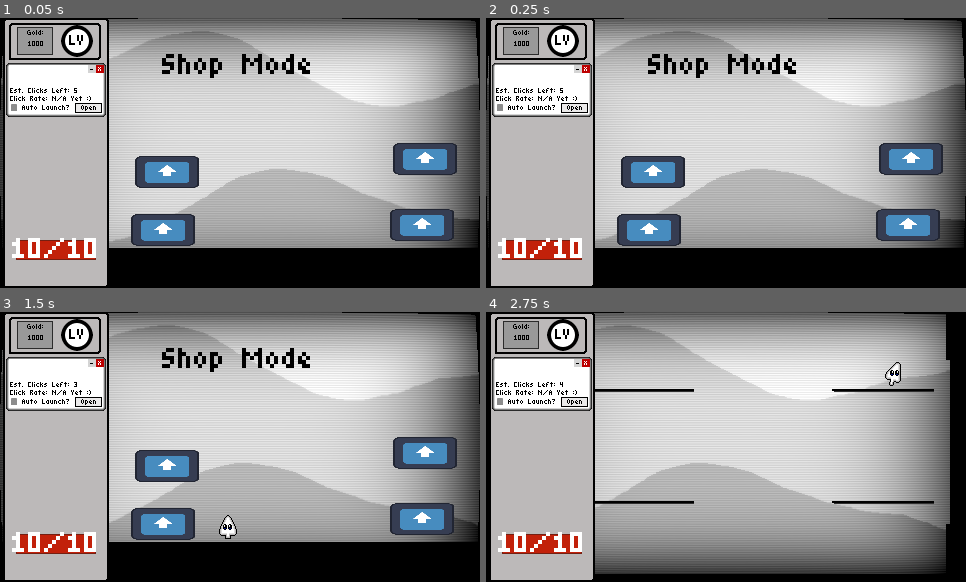
Above: before the commit, frames 1-4 (two rows, left to right).
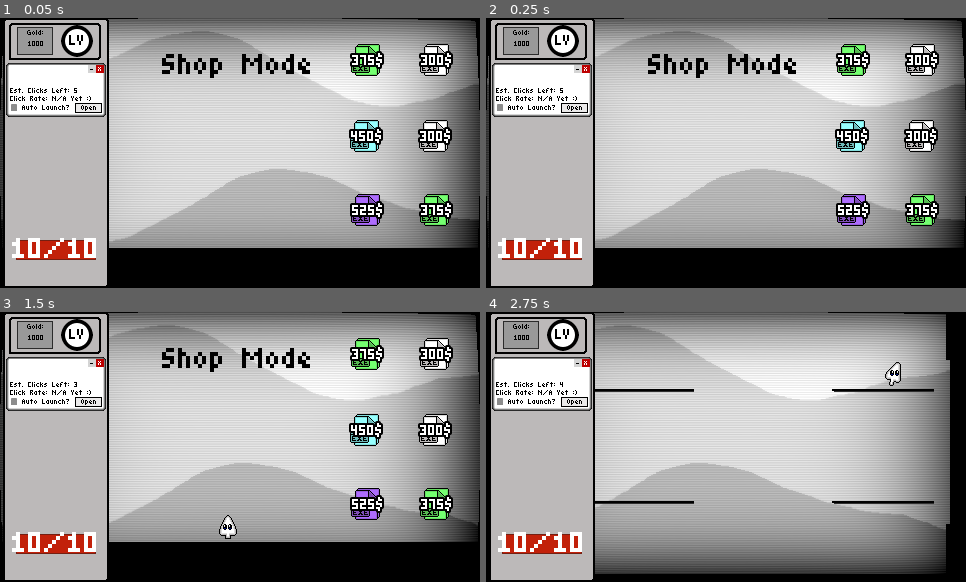
Above: after the commit, the same moments.

Repository: TNT-A/clicker-game-platformer
Game: Godot game, scene res://run_shop/run_shop.tscn
Two runs of this game, one before a commit and one after it. Both use one fixed random seed, a clock stepped at 60 frames per second and the inputs below. This scene is started directly instead of the project's main scene. The engine's default icon, where the game draws it, is replaced by a stand-in: a white triangle on a blue panel in a dark square.
Inputs (mouse positions are in pixels of both pictures, inside the frame that each line leads up to):
- Up to frame 1 (0.05 s): no input
- Up to frame 2 (0.25 s): no input
- Up to frame 3 (1.5 s): click "Auto Launch?" at 0.5 s; click "Auto Launch?" at 1.25 s
- Up to frame 4 (2.75 s): tap Enter (ui_accept) at 2, 2.27 s; move the mouse to (908, 519) at 2.02 s; press the mouse at (908, 519) at 2.03 s; hold D (Move_Right) from 2.03 s (still down)

The runs differ from the first frame. In frame 1, 9.9% of the frame differs, in the area x 27-96%, y 9-85%; in frame 2, 9.9%; in frame 3, 9.9%; in frame 4, nothing differs.

Commit message:
Setup the shop version of the ability pickup and added rarity
The ability pickups in the shop are now blocked behind a paywall, and the price scales with the rarity of the pickup. Higher rarity versions of each ability will deal more damage scaling with the rarity (in the future they'll do something different!). The rarity will also show in the pickup color and color of the ability on the clicker panel.

Diff:
--- a/clicker-platformer/clicker_panel/ability/ability_panel.gd
+++ b/clicker-platformer/clicker_panel/ability/ability_panel.gd
@@ -179,6 +179,7 @@
 func set_self():
 	update()
 	if is_instance_valid(ability_type):
+		ability_type.set_rarity()
 		ability_name = ability_type.ability_name
 		ability_max = ability_type.ability_max
 		ability_num = ability_type.ability_num
@@ -188,6 +189,21 @@
 		clicker_level = ability_type.clicker_level
 		length_level = ability_type.length_level
 		rarity = ability_type.rarity
+	if rarity == 0:
+		modulate = AbilityResource.rarity_common_color
+
+	if rarity == 1:
+		modulate = AbilityResource.rarity_uncommon_color
+
+	if rarity == 2:
+		modulate = AbilityResource.rarity_rare_color
+
+	if rarity == 3:
+		modulate = AbilityResource.rarity_epic_color
+
+	if rarity == 4:
+		modulate = AbilityResource.rarity_legendary_color
+
 	label_name.text = ability_name
 	progress_bar.max_value = ability_max
 	clicks = 0
--- a/clicker-platformer/clicker_panel/resources/scripts/ability_resource.gd
+++ b/clicker-platformer/clicker_panel/resources/scripts/ability_resource.gd
@@ -1,7 +1,8 @@
 #Has all the info needed for the ability panel & clicker to set abilities
-
 extends Resource
 class_name AbilityResource
+
+const total_ability_count : int = 14
 
 #For ability setting
 @export var ability_name : String = "Basic Shot"
@@ -10,6 +11,16 @@
 @export var ability_damage : float = 3
 
 @export var rarity : int = 0
+const rarity_common_color : Color = Color(1.0, 1.0, 1.0, 1.0)
+const rarity_uncommon_color : Color = Color(0.457, 1.0, 0.441, 1.0)
+const rarity_rare_color : Color = Color(0.587, 1.0, 0.997, 1.0)
+const rarity_epic_color : Color = Color(0.679, 0.424, 0.993, 1.0)
+const rarity_legendary_color : Color = Color(0.936, 0.693, 0.255, 1.0)
+const rarity_common_scaling : float = 1
+const rarity_uncommon_scaling : float = 1.25
+const rarity_rare_scaling : float = 1.5
+const rarity_epic_scaling : float = 1.75
+const rarity_legendary_scaling : float = 2
 
 #For pickups
 @export var damage_level : int = 0
@@ -18,3 +29,15 @@
 @export var length_level : int = 0
 @export var description : String = "Default"
 @export var icon : CompressedTexture2D = preload("res://sprites/icons/Icon_bullet16x16.png")
+
+func set_rarity() -> void:
+	if rarity == 0:
+		ability_damage *= rarity_common_scaling
+	if rarity == 1:
+		ability_damage *= rarity_uncommon_scaling
+	if rarity == 2:
+		ability_damage *= rarity_rare_scaling
+	if rarity == 3:
+		ability_damage *= rarity_epic_scaling
+	if rarity == 4:
+		ability_damage *= rarity_legendary_scaling
--- a/clicker-platformer/clicker_panel/upgrade/upgrade_panel.tscn
+++ b/clicker-platformer/clicker_panel/upgrade/upgrade_panel.tscn
@@ -50,7 +50,7 @@
 
 [node name="Label" type="Label" parent="HBoxContainer/CenterContainer2/Panel"]
 custom_minimum_size = Vector2(24, 24)
-layout_mode = 2
+layout_mode = 0
 offset_left = -2.0
 offset_top = 2.0
 offset_right = 40.0
--- a/clicker-platformer/components/draggable/drag_zone.gd
+++ b/clicker-platformer/components/draggable/drag_zone.gd
@@ -11,5 +11,6 @@
 		use_info(drag_info, draggable)
 
 func use_info(drag_info : Resource, draggable : Draggable):
-	print("OH YEA!!!!!")
+	#print(host, " My info is ", drag_info)
 	SignalBus.forward_to_host.emit(host, drag_info, draggable)
+	SignalBus.drag_used.emit(draggable)
--- a/clicker-platformer/components/draggable/draggable.gd
+++ b/clicker-platformer/components/draggable/draggable.gd
@@ -4,7 +4,7 @@
 #Component for creating an invisible dragger for sending resource info to drag_zone nodes
 #Built for swapping abilities or getting abilities from pickups
 #Prob will be worked for upgrading abilities as well
-#!!! Draggable Line is visibly behind UI elements
+#!!! Draggable Line is kinda jank when first clicked
 
 @onready var arrow_path: Path2D = $CanvasLayer/ArrowPath
 @onready var line_2d: Line2D = $CanvasLayer/ArrowPath/Line2D
@@ -33,9 +33,9 @@
 	#Could use some tweaking, but works fine
 	line_2d.visible = true
 	var mousePos = get_global_mouse_position()
-	var startPos = position
-	if host:
-		startPos = host.position
+	var startPos = global_position
+	#if host:
+		#startPos = host.position
 	arrow_path.curve.set_point_position(0, startPos)
 	var outX = mousePos.x/4
 	arrow_path.curve.set_point_out(0, Vector2(outX, -outX))
--- a/clicker-platformer/components/draggable/draggable.tscn
+++ b/clicker-platformer/components/draggable/draggable.tscn
@@ -17,6 +17,7 @@
 [node name="Target" type="Area2D" parent="."]
 
 [node name="ColorRect" type="ColorRect" parent="Target"]
+visible = false
 offset_left = -4.0
 offset_top = -4.0
 offset_right = 4.0
--- /dev/null
+++ b/clicker-platformer/components/paywall/paywall.gd
@@ -0,0 +1,34 @@
+extends Area2D
+class_name  Paywall
+
+@onready var label: Label = $Label
+
+@export var host : Node2D
+@export var cost : int = 300
+var hovered : bool = false
+
+func _ready() -> void:
+	set_label()
+
+func set_label():
+	label.text = str(cost) + "$"
+
+
+func _input(event: InputEvent) -> void:
+	if event.is_action_pressed("Click") and hovered and InfoManager.gold > cost:
+		pay()
+		remove_paywall()
+
+func pay():
+	InfoManager.gold -= cost
+
+func remove_paywall():
+	if is_instance_valid(host) and "active" in host:
+		host.active = true
+	queue_free()
+
+func _on_mouse_entered() -> void:
+	hovered = true
+
+func _on_mouse_exited() -> void:
+	hovered = false
--- /dev/null
+++ b/clicker-platformer/components/paywall/paywall.tscn
@@ -0,0 +1,32 @@
+[gd_scene load_steps=5 format=3 uid="uid://bgxuxknvk4m2k"]
+
+[ext_resource type="Texture2D" uid="uid://dyap3rg4rsdeo" path="res://icon.svg" id="1_igbd1"]
+[ext_resource type="Script" uid="uid://b60p4rt1ga6e6" path="res://components/paywall/paywall.gd" id="1_mudxc"]
+[ext_resource type="Theme" uid="uid://b0v2htlnbt84u" path="res://styles/ability_panel.tres" id="2_mudxc"]
+
+[sub_resource type="LabelSettings" id="LabelSettings_eqf3u"]
+outline_size = 8
+outline_color = Color(0, 0, 0, 1)
+
+[node name="Paywall" type="Area2D"]
+collision_layer = 128
+collision_mask = 0
+script = ExtResource("1_mudxc")
+
+[node name="Sprite2D" type="Sprite2D" parent="."]
+visible = false
+scale = Vector2(0.3, 0.3)
+texture = ExtResource("1_igbd1")
+
+[node name="Label" type="Label" parent="."]
+offset_left = -34.0
+offset_top = -7.0
+offset_right = 38.0
+offset_bottom = 16.0
+theme = ExtResource("2_mudxc")
+text = "100$"
+label_settings = SubResource("LabelSettings_eqf3u")
+horizontal_alignment = 1
+
+[connection signal="mouse_entered" from="." to="." method="_on_mouse_entered"]
+[connection signal="mouse_exited" from="." to="." method="_on_mouse_exited"]
--- a/clicker-platformer/pickups/ability_pickup/ability_pickup.gd
+++ b/clicker-platformer/pickups/ability_pickup/ability_pickup.gd
@@ -1,23 +1,26 @@
 extends Node2D
 class_name AbilityPickup
 @export var ability_resource : AbilityResource
-
 
 @onready var label_ability: Label = $CanvasLayer/Display/CenterContainer/VBoxContainer/LabelAbility
 @onready var label_desc: Label = $CanvasLayer/Display/CenterContainer/VBoxContainer/CenterContainer/HBoxContainer/Stats/VBoxContainer/LabelDesc
 @onready var label_stats: Label = $CanvasLayer/Display/CenterContainer/VBoxContainer/CenterContainer/HBoxContainer/Stats/VBoxContainer/LabelStats
 @onready var icon: TextureRect = $CanvasLayer/Display/CenterContainer/VBoxContainer/CenterContainer/HBoxContainer/Icon
 @onready var display: PanelContainer = $CanvasLayer/Display
+@onready var pickup_sprite: Sprite2D = $PickupSprite
 
 @onready var draggable : Draggable = $Draggable
+@onready var draggable_shape: CollisionShape2D = $Draggable/CollisionShape2D
 
 var hovered : bool = false
+@export var active : bool = true
 
 func _ready() -> void:
 	SignalBus.ability_pickup_popup.connect(pop_out_ability)
+	SignalBus.drag_used.connect(used_up)
 	display.visible = false
+	set_resource()
 	set_display()
-	set_resource()
 
 func _physics_process(delta: float) -> void:
 	pass
@@ -25,6 +28,7 @@
 #Code for hovering and info popup
 #region
 func pop_up_ability():
+	check_active()
 	SignalBus.ability_pickup_popup.emit()
 	display.visible = true
 	display.global_position = global_position
@@ -34,9 +38,16 @@
 	tween.parallel().tween_property(display, "scale", Vector2(1,1), 0.2)
 
 func pop_out_ability():
+	check_active()
 	var tween = get_tree().create_tween()
 	tween.parallel().tween_property(display, "global_position", global_position, 0.2)
 	tween.parallel().tween_property(display, "scale", Vector2(0, 0), 0.2)
+
+func check_active():
+	if active:
+		draggable_shape.disabled = false
+	else:
+		draggable_shape.disabled = true
 
 #func _on_area_2d_body_shape_entered(body_rid: RID, body: Node2D, body_shape_index: int, local_shape_index: int) -> void:
 	#if body.is_in_group("player"):
@@ -61,22 +72,59 @@
 #region
 func set_display():
 	if ability_resource:
+		ability_resource.set_rarity()
 		label_ability.text = " " + str(ability_resource.ability_name) + " "
 		label_desc.text = ability_resource.description
 		label_stats.text = " Damage: " + str(ability_resource.ability_damage) + "\n" + " Clicks: " + str(ability_resource.ability_max)
 		icon.texture = ability_resource.icon
+		if ability_resource.rarity == 0:
+			pickup_sprite.modulate = AbilityResource.rarity_common_color
+			display.modulate = AbilityResource.rarity_common_color
+		if ability_resource.rarity == 1:
+			pickup_sprite.modulate = AbilityResource.rarity_uncommon_color
+			display.modulate = AbilityResource.rarity_uncommon_color
+		if ability_resource.rarity == 2:
+			pickup_sprite.modulate = AbilityResource.rarity_rare_color
+			display.modulate = AbilityResource.rarity_rare_color
+		if ability_resource.rarity == 3:
+			pickup_sprite.modulate = AbilityResource.rarity_epic_color
+			display.modulate = AbilityResource.rarity_epic_color
+		if ability_resource.rarity == 4:
+			pickup_sprite.modulate = AbilityResource.rarity_legendary_color
+			display.modulate = AbilityResource.rarity_legendary_color
 
 #endregion
 
 #Code for generating or manipulating the ability resource
 #region
 func set_resource():
-	if ability_resource:
-		draggable.info = ability_resource
+	if !ability_resource:
+		generate_resource()
+	draggable.info = ability_resource
+
+#Generates a random resource
+func generate_resource():
+	var base_ability_num : int = randi_range(1, AbilityResource.total_ability_count)
+	var new_resource : AbilityResource = load("res://clicker_panel/resources/resource_folder/ability" + str(base_ability_num) + ".tres").duplicate()
+	var rarity_roll : int = randi_range(1, 12)
+	if rarity_roll == 12:
+		new_resource.rarity = 4
+	elif rarity_roll >= 11:
+		new_resource.rarity = 3
+	elif rarity_roll >= 9:
+		new_resource.rarity = 2
+	elif rarity_roll >= 6:
+		new_resource.rarity = 1
 	else:
-		generate_resource()
-
-func generate_resource():
-	pass
+		new_resource.rarity = 0
+	ability_resource = new_resource
 
 #endregion
+
+#Code for removing pickups
+#region
+func used_up(used_draggable : Draggable):
+	print("Okey ",  used_draggable, " and ", draggable)
+	if draggable == used_draggable:
+		queue_free()
+#endregion
--- a/clicker-platformer/pickups/ability_pickup/ability_pickup.tscn
+++ b/clicker-platformer/pickups/ability_pickup/ability_pickup.tscn
@@ -1,18 +1,17 @@
-[gd_scene load_steps=12 format=3 uid="uid://c2f8c2d82oda6"]
+[gd_scene load_steps=11 format=3 uid="uid://c2f8c2d82oda6"]
 
 [ext_resource type="Script" uid="uid://dljklw7m5f3qp" path="res://pickups/ability_pickup/ability_pickup.gd" id="1_mkp62"]
-[ext_resource type="Resource" uid="uid://cahwteavmf5x8" path="res://clicker_panel/resources/resource_folder/ability14.tres" id="2_glna7"]
-[ext_resource type="Texture2D" uid="uid://dyap3rg4rsdeo" path="res://icon.svg" id="2_rlj75"]
+[ext_resource type="Texture2D" uid="uid://h6v7wie753df" path="res://sprites/pickups/ability_pickup.png" id="3_glna7"]
 [ext_resource type="Theme" uid="uid://b0v2htlnbt84u" path="res://styles/ability_panel.tres" id="3_rlj75"]
 [ext_resource type="Texture2D" uid="uid://g00w4tdxg1p4" path="res://sprites/icons/Icon_bullet16x16.png" id="4_kcx6h"]
 [ext_resource type="PackedScene" uid="uid://dvtko4liijggd" path="res://components/draggable/draggable.tscn" id="5_wbobt"]
 [ext_resource type="Resource" uid="uid://3piyif2xi44h" path="res://clicker_panel/resources/resource_folder/ability1.tres" id="6_l34ph"]
 
 [sub_resource type="RectangleShape2D" id="RectangleShape2D_kcx6h"]
-size = Vector2(116, 53)
+size = Vector2(49, 53)
 
 [sub_resource type="RectangleShape2D" id="RectangleShape2D_l34ph"]
-size = Vector2(64, 32)
+size = Vector2(31, 36)
 
 [sub_resource type="StyleBoxFlat" id="StyleBoxFlat_wbobt"]
 bg_color = Color(1, 1, 1, 1)
@@ -30,11 +29,9 @@
 
 [node name="AbilityPickup" type="Node2D"]
 script = ExtResource("1_mkp62")
-ability_resource = ExtResource("2_glna7")
 
-[node name="Sprite2D" type="Sprite2D" parent="."]
-scale = Vector2(0.5, 0.25)
-texture = ExtResource("2_rlj75")
+[node name="PickupSprite" type="Sprite2D" parent="."]
+texture = ExtResource("3_glna7")
 
 [node name="Area2D" type="Area2D" parent="."]
 z_index = 1
@@ -49,6 +46,7 @@
 host = NodePath("..")
 
 [node name="CollisionShape2D" type="CollisionShape2D" parent="Draggable"]
+position = Vector2(-0.5, 0)
 shape = SubResource("RectangleShape2D_l34ph")
 
 [node name="CanvasLayer" type="CanvasLayer" parent="."]
@@ -74,6 +72,7 @@
 [node name="LabelAbility" type="Label" parent="CanvasLayer/Display/CenterContainer/VBoxContainer"]
 layout_mode = 2
 mouse_filter = 1
+theme_override_colors/font_outline_color = Color(1, 1, 1, 1)
 theme_override_font_sizes/font_size = 16
 text = "Ability Name:"
 horizontal_alignment = 1
@@ -99,6 +98,7 @@
 custom_minimum_size = Vector2(68, 0)
 layout_mode = 2
 mouse_filter = 1
+theme_override_colors/font_outline_color = Color(1, 1, 1, 1)
 theme_override_constants/line_spacing = 0
 text = "Ability Description
 Yapyapyapyap"
@@ -114,6 +114,7 @@
 [node name="LabelStats" type="Label" parent="CanvasLayer/Display/CenterContainer/VBoxContainer/CenterContainer/HBoxContainer/Stats/VBoxContainer"]
 layout_mode = 2
 mouse_filter = 1
+theme_override_colors/font_outline_color = Color(1, 1, 1, 1)
 theme_override_constants/line_spacing = 1
 text = " Damage: 000
  Clicks: 000"
--- /dev/null
+++ b/clicker-platformer/pickups/ability_pickup/shop_ability_pickup.gd
@@ -0,0 +1,14 @@
+extends Node2D
+
+func _ready() -> void:
+	if $AbilityPickup.ability_resource.rarity == 0:
+		$Paywall.cost *= 1
+	if $AbilityPickup.ability_resource.rarity == 1:
+		$Paywall.cost *= 1.25
+	if $AbilityPickup.ability_resource.rarity == 2:
+		$Paywall.cost *= 1.5
+	if $AbilityPickup.ability_resource.rarity == 3:
+		$Paywall.cost *= 1.75
+	if $AbilityPickup.ability_resource.rarity == 4:
+		$Paywall.cost *= 2
+	$Paywall.set_label()
--- /dev/null
+++ b/clicker-platformer/pickups/ability_pickup/shop_ability_pickup.tscn
@@ -0,0 +1,20 @@
+[gd_scene load_steps=5 format=3 uid="uid://dkaeyrfmvey67"]
+
+[ext_resource type="Script" uid="uid://5ib0c16gdhwd" path="res://pickups/ability_pickup/shop_ability_pickup.gd" id="1_ihwde"]
+[ext_resource type="PackedScene" uid="uid://c2f8c2d82oda6" path="res://pickups/ability_pickup/ability_pickup.tscn" id="1_lfr00"]
+[ext_resource type="PackedScene" uid="uid://bgxuxknvk4m2k" path="res://components/paywall/paywall.tscn" id="2_qi6sg"]
+
+[sub_resource type="RectangleShape2D" id="RectangleShape2D_ihwde"]
+size = Vector2(50, 54)
+
+[node name="ShopAbilityPickup" type="Node2D"]
+script = ExtResource("1_ihwde")
+
+[node name="AbilityPickup" parent="." instance=ExtResource("1_lfr00")]
+active = false
+
+[node name="Paywall" parent="." node_paths=PackedStringArray("host") instance=ExtResource("2_qi6sg")]
+host = NodePath("../AbilityPickup")
+
+[node name="CollisionShape2D" type="CollisionShape2D" parent="Paywall"]
+shape = SubResource("RectangleShape2D_ihwde")
--- a/clicker-platformer/run_shop/run_shop.tscn
+++ b/clicker-platformer/run_shop/run_shop.tscn
@@ -6,7 +6,7 @@
 [ext_resource type="PackedScene" uid="uid://cwqcvu7s6os82" path="res://player/main_character.tscn" id="2_jb3ap"]
 [ext_resource type="PackedScene" uid="uid://x2p2eksxd32a" path="res://clicker_panel/panel/clicker_panel.tscn" id="4_jb3ap"]
 [ext_resource type="Theme" uid="uid://b0v2htlnbt84u" path="res://styles/ability_panel.tres" id="6_f3xvh"]
-[ext_resource type="PackedScene" uid="uid://c2f8c2d82oda6" path="res://pickups/ability_pickup/ability_pickup.tscn" id="7_4e8ne"]
+[ext_resource type="PackedScene" uid="uid://dkaeyrfmvey67" path="res://pickups/ability_pickup/shop_ability_pickup.tscn" id="7_4e8ne"]
 
 [node name="RunShop" type="Node2D"]
 script = ExtResource("1_fo2tr")
@@ -35,14 +35,20 @@
 horizontal_alignment = 1
 vertical_alignment = 1
 
-[node name="AbilityPickup" parent="." instance=ExtResource("7_4e8ne")]
-position = Vector2(422, 207)
+[node name="ShopAbilityPickup" parent="." instance=ExtResource("7_4e8ne")]
+position = Vector2(435, 192)
 
-[node name="AbilityPickup2" parent="." instance=ExtResource("7_4e8ne")]
-position = Vector2(163, 212)
+[node name="ShopAbilityPickup2" parent="." instance=ExtResource("7_4e8ne")]
+position = Vector2(434, 118)
 
-[node name="AbilityPickup3" parent="." instance=ExtResource("7_4e8ne")]
-position = Vector2(425, 141)
+[node name="ShopAbilityPickup3" parent="." instance=ExtResource("7_4e8ne")]
+position = Vector2(435, 42)
 
-[node name="AbilityPickup4" parent="." instance=ExtResource("7_4e8ne")]
-position = Vector2(167, 154)
+[node name="ShopAbilityPickup4" parent="." instance=ExtResource("7_4e8ne")]
+position = Vector2(366, 192)
+
+[node name="ShopAbilityPickup5" parent="." instance=ExtResource("7_4e8ne")]
+position = Vector2(365, 118)
+
+[node name="ShopAbilityPickup6" parent="." instance=ExtResource("7_4e8ne")]
+position = Vector2(366, 42)
Not shown, added: clicker-platformer/components/paywall/paywall.gd.uid
Not shown, added: clicker-platformer/pickups/ability_pickup/shop_ability_pickup.gd.uid
Binary file added: clicker-platformer/sprites/pickups/ability_pickup.aseprite
Binary file added: clicker-platformer/sprites/pickups/ability_pickup.png
Not shown, added: clicker-platformer/sprites/pickups/ability_pickup.png.import
